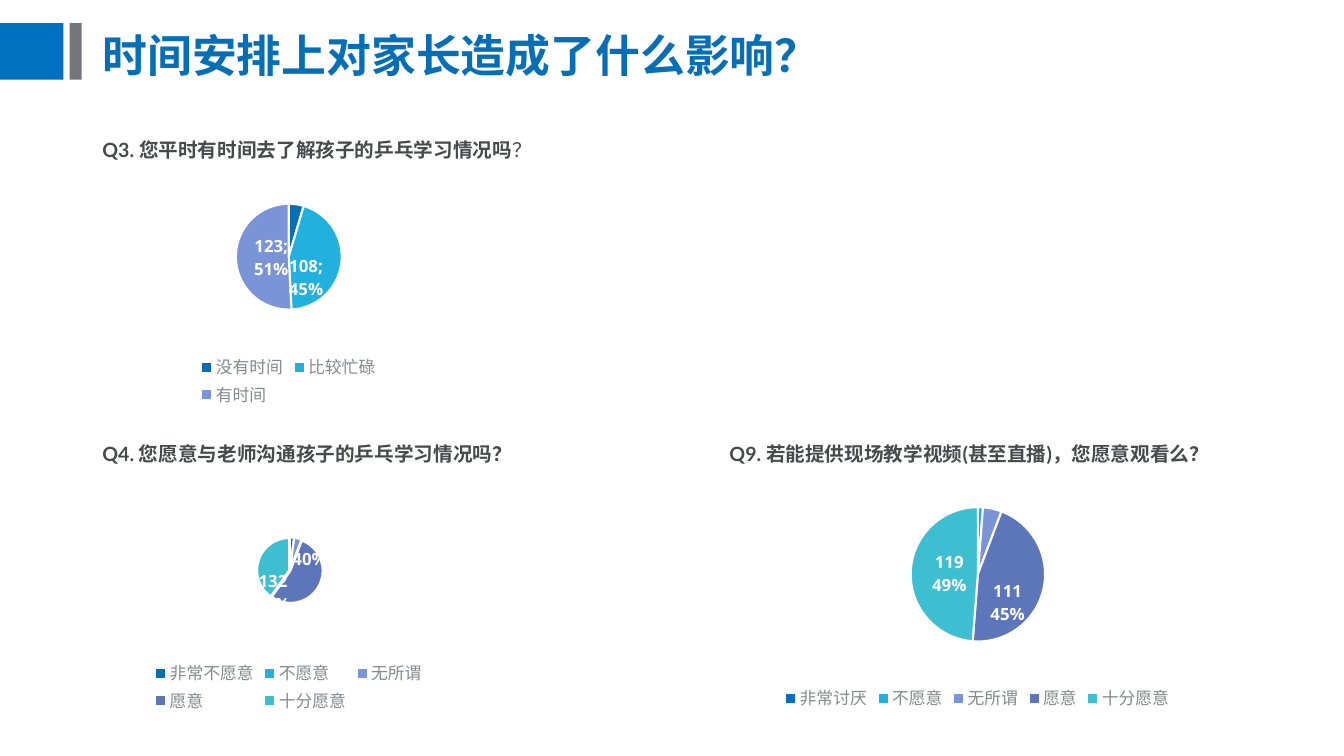
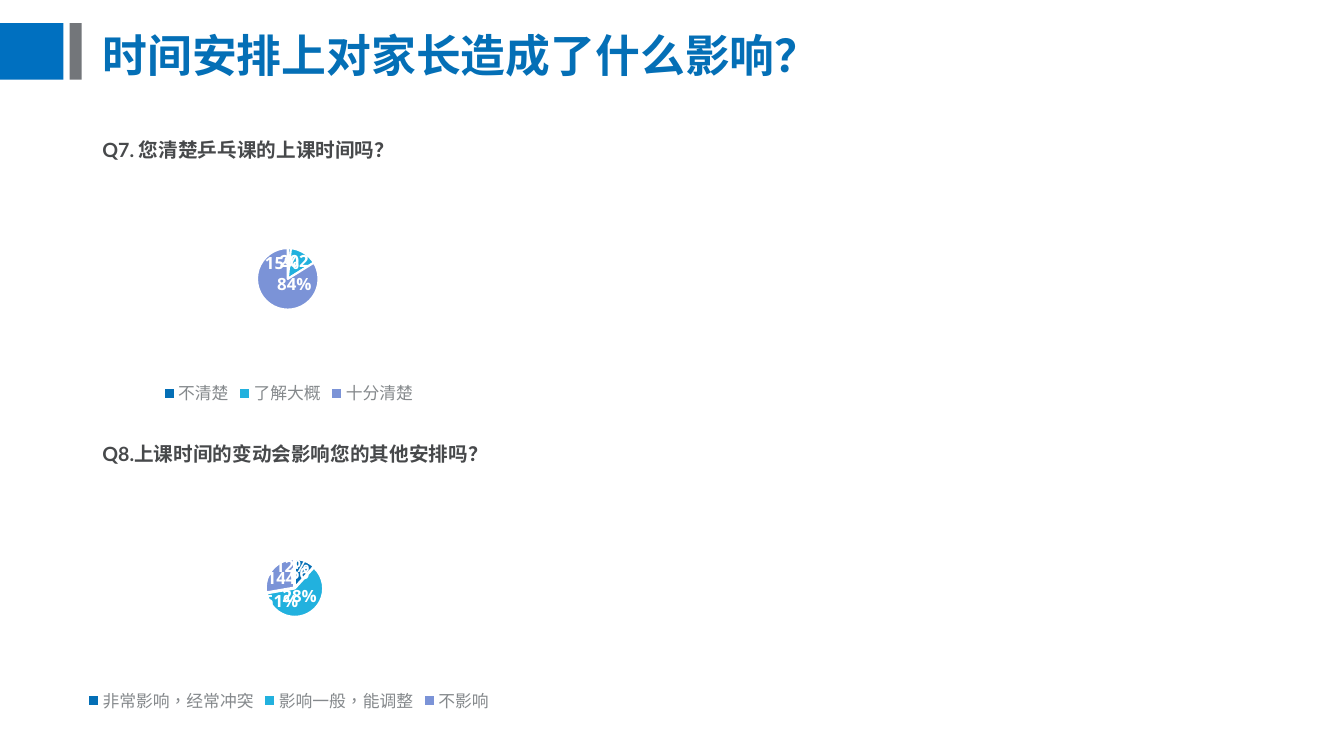
Before and after one commit to BursonHandsom/trainBusiness-ydl, a slide deck: slide 8 of 校园课问卷调研.pptx (slide 7 before the commit). Drawn at 1344x756 pixels with LibreOffice and Linux fonts; fonts in the diff are those of the drawing. Boxes give left, top, right and bottom in pixels: in the first picture for what was removed or moved away, otherwise in the second. Text is boxed around its words. In the diff, an @@ line names an element or a change of style, - is before the commit and + after.

```diff
--- a/校园课问卷调研.pptx
+++ b/校园课问卷调研.pptx
@@ text at box(102, 140, 394, 160): text changed @@
-Q3. 您平时有时间去了解孩子的乒乓学习情况吗？
+Q7. 您清楚乒乓课的上课时间吗？
@@ pie chart added at box(0, 189, 594, 409) @@
+categories: 不清楚, 了解大概, 十分清楚
+Series 1: 4, 35, 202
@@ pie chart removed at box(156, 190, 420, 410) @@
-categories: 没有时间, 比较忙碌, 有时间
-Series 1: 11, 108, 123
@@ text at box(102, 444, 487, 464): text changed @@
-Q4. 您愿意与老师沟通孩子的乒乓学习情况吗？
+Q8.上课时间的变动会影响您的其他安排吗？
@@ text removed at box(729, 444, 1209, 464) @@
-Q9. 若能提供现场教学视频(甚至直播)，您愿意观看么？
@@ pie chart at box(0, 496, 594, 717) @@
-categories: 非常不愿意, 不愿意, 无所谓, 愿意, 十分愿意
+categories: 非常影响，经常冲突, 影响一般，能调整, 不影响
-Series 1: 5, 0, 9, 132, 98
+Series 1: 28, 144, 66
@@ data labels of Series 1 changed @@
@@ pie chart: place and size @@
-pie chart at box(23, 496, 554, 717)
+pie chart at box(0, 496, 594, 717)
@@ pie chart removed at box(673, 493, 1284, 714) @@
-categories: 非常讨厌, 不愿意, 无所谓, 愿意, 十分愿意
-Series 1: 0, 3, 11, 111, 119
```
Also in this commit, not shown: 3 other slides changed, 4 slides added, 3 slides removed, 2 other files.
